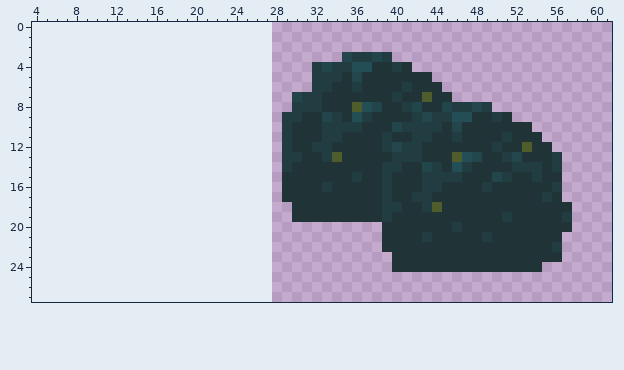
Sprite sheet, stored at Spritesheets/Assets_01.png. The picture above is the old version.
The file is 128x128 pixels. Pixels under 10% opacity are left out. Colours within 5 levels of each other are drawn and written as one. Shown: x 4..61, y 0..27. The old version is drawn lined up with the new one, on the new canvas.
After:
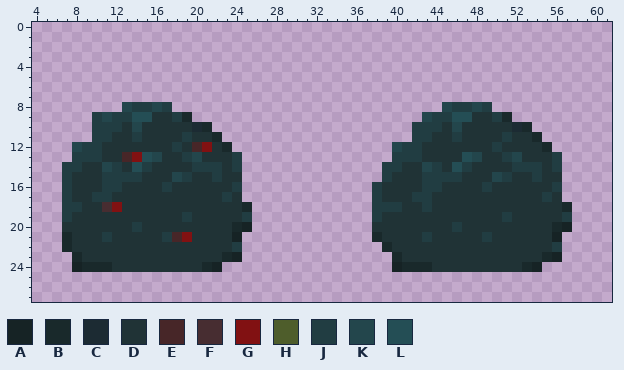
Palette (. is transparent): A #162325  B #19292b  C #1c2b33  D #203336  E #472628  F #472d31  G #811112  H #4e5d2b  J #213d42  K #23464c  L #244e55
The edit:
canvas 128x128 -> 256x256, the old top-left corner now at 28,-5 (the part of the old canvas that was cut away was empty and is not shown)
Changed rows in their new state; - is an unchanged pixel.
first column x 7:
 3 ----------------------------.....------------------
 4 -------------------------..........----------------
 5 -------------------------............--------------
 6 -------------------------.............-------------
 7 -----------------------................------------
 8 ------KJJKJ------------...............-------------
 9 ---JKJJLLDDJB---------..............--------B------
10 ---JJJDKDDDDDCB-------.............----------CB----
11 ---JJDDJDDDDJDDB------.............------------B---
12 -KJJDDDDDDDJDEGDB-----...........-------------D-B--
13 -JJJDDEGLKDDJKDDDJ----...........------D-----------
14 JJDDKJDLJDDDDJJJDJ----..........-------------------
15 JDDDJJJJDDDKJDDJDD----..........-------------------
16 JDDDJJDDDDJDDDDDDJ----.........JD------------------
17 JDDJJDDDDDDDDDDDJD----.........JD------------------
18 JJDDFGDDDDDDDDDDDDB----........J-----D------------B
19 JDDDDDDDDDDDJDDDDDJ----........JD------------------
20 DDDDDDDJDDDDDDDDDBA------------D-----------------BA
21 BDDDJDDDDDJEGDDDDA-------------B-----------------A-
22 BDDDDDDDDDDDDDDDDJ--------------B------------------
23 -BDDDDDDDDDDDDDDBA---------------B--------------BA-
24 -ABBBDDDDDDDDDBA-----------------ABBB---------BA---
